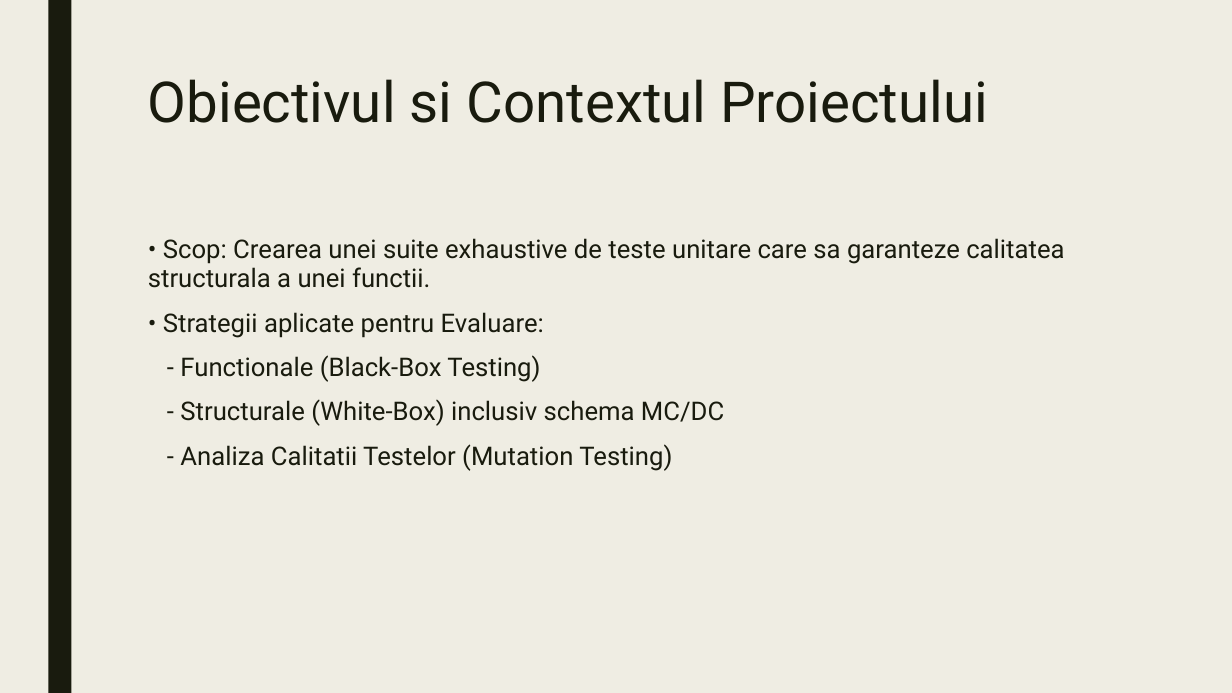
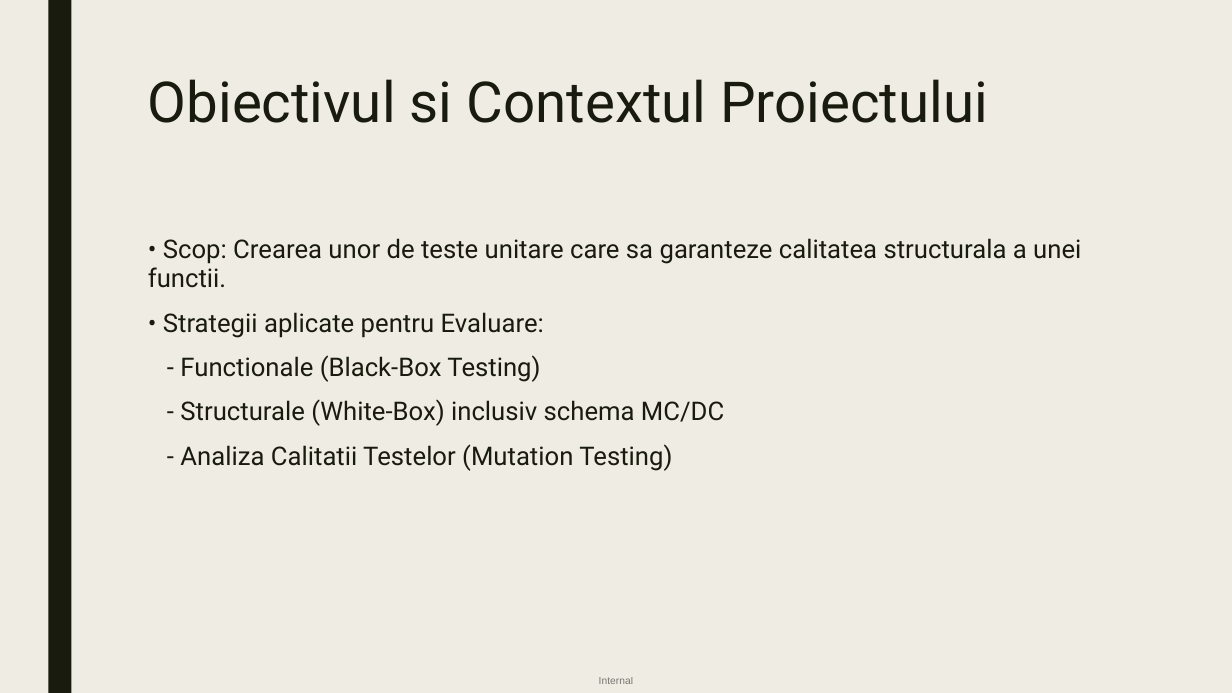
Before and after one commit to apostoltudor/BachelorsDegree-UNIBUC-FMI, a slide deck: slide 2 of TSS.pptx. Drawn at 1232x693 pixels with LibreOffice and Linux fonts; fonts in the diff are those of the drawing. Boxes give left, top, right and bottom in pixels: in the first picture for what was removed or moved away, otherwise in the second. Text is boxed around its words. In the diff, an @@ line names an element or a change of style, - is before the commit and + after.

```diff
--- a/TSS.pptx
+++ b/TSS.pptx
@@ text at box(148, 238, 1081, 288): text changed @@
-• Scop: Crearea unei suite exhaustive de teste unitare care sa garanteze calitatea structurala a unei functii.
+• Scop: Crearea unor de teste unitare care sa garanteze calitatea structurala a unei functii.
@@ text added at box(599, 677, 633, 684), 8 pt, text #000000 at 50% opacity @@
+Internal
```
Also in this commit, not shown: 8 other slides changed.
